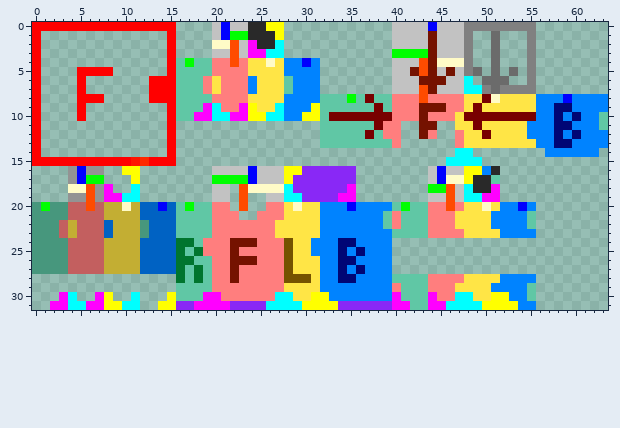
File history of a pixel-art sprite, modern_armor/projects/3d_armor_template-rect-64.png. This is how it looked before the edit.
The file is 64x32 pixels. Colours within 5 levels of each other are drawn and written as one.
New version:
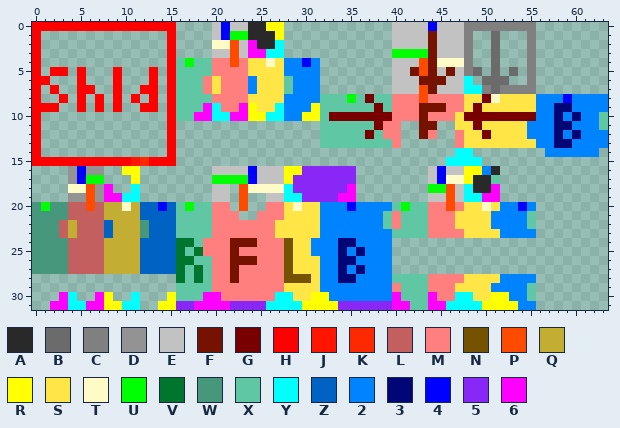
Palette (. is transparent): A #292929  B #6b6b6b  C #808080  D #939393  E #c2c2c2  F #751200  G #780000  H #ff0000  J #ff1500  K #ff2900  L #c35f5f  M #ff7e7e  N #755200  P #ff4b00  Q #c3ae33  R #ffff00  S #ffe546  T #fffbc7  U #00ff00  V #00752e  W #47977d  X #60c7a5  Y #00ffff  Z #0062c3  2 #0083ff  3 #000675  4 #0000ff  5 #8928f6  6 #ff00ff
From the commit log: Mark the shield on the templates. Add a template preview.
Difference:
Changed rows in their new state; - is an unchanged pixel.
first column x 1:
 5 -HH--...H---H-
 6 H-------H----.
 7 -H---H--H--H-.
 8 --H--.--H-H--.
 9 HH----H-H--HH-
10 ----.---------
Changed places in both pictures, as pixel boxes (x1, y1, x2, y2):
changed: (41, 67, 167, 121)
